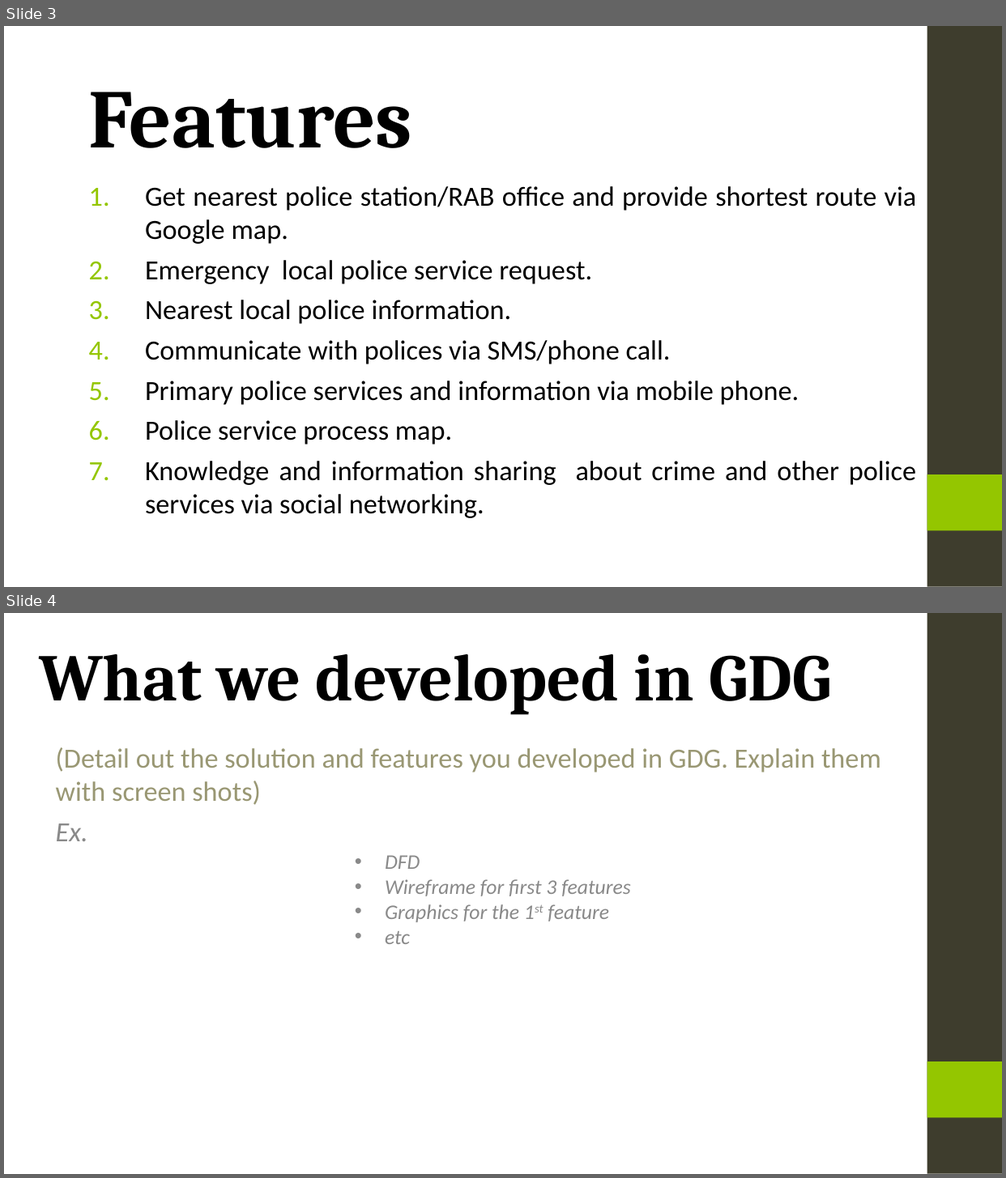
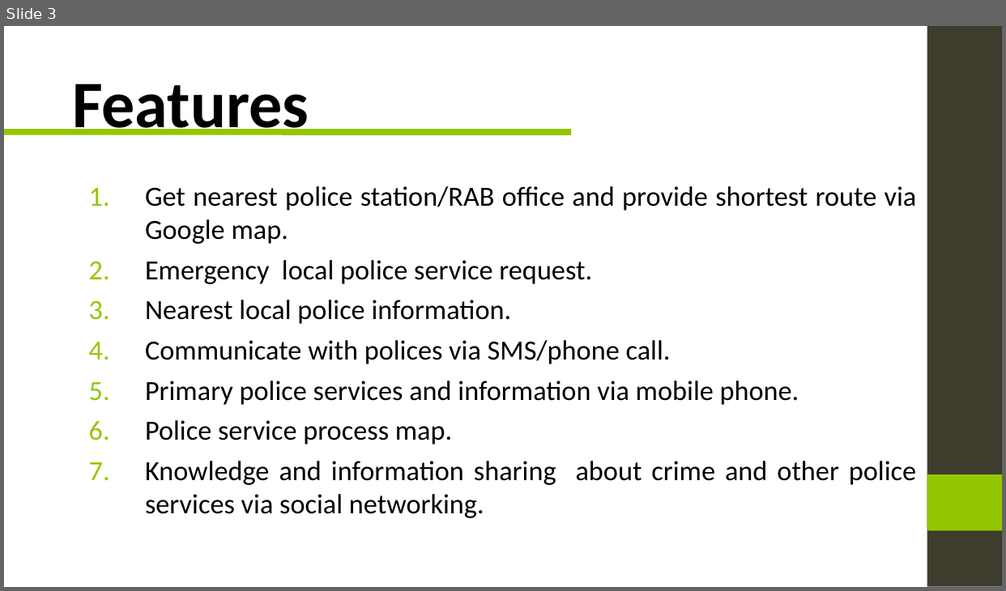
Before and after one commit to ServiceInnovationCamp/Group23, a slide deck: Team 23.ppt. Shown one above the other, each under a label of ours: slides 3 and 4 before the commit, slide 3 after it. The pictures are 1006x1178 and 1006x591 pixels, drawn with LibreOffice and Linux fonts; fonts in the diff are those of the drawing; background and template pictures are left out. Boxes give left, top, right and bottom in pixels: in the first picture for what was removed or moved away, otherwise in the second. Text is boxed around its words. In the diff, an @@ line names an element or a change of style, - is before the commit and + after.

```diff
--- a/Team 23.ppt
+++ b/Team 23.ppt
@@ slide 4 removed at (4,613,1002,1174), background picture (left out); not listed: 2 template elements that a slide beside it also shows @@
@@ title removed at (39,654,831,715) @@
-What we developed in GDG
@@ subtitle removed at (56,747,881,841) @@
-(Detail out the solution and features you developed in GDG. Explain them with screen shots)
-Ex.
@@ text removed at (385,855,631,944) @@
-• DFD
-• Wireframe for first 3 features
-• Graphics for the 1st feature
-• etc
@@ slide 3 changed as well @@
@@ title "Features": place and size @@
-title "Features" at (89,92,413,148)
+title "Features" at (72,84,309,135)
@@ title "Features" at (72,84,309,135): size 60 to 48 pt, font Cambria to Calibri @@
@@ line added from (4, 132) to (571, 132), #94C600 4.51 pt @@
```
Also in this commit, not shown: 4 other slides changed, 5 slides added, 2 other slides removed.
